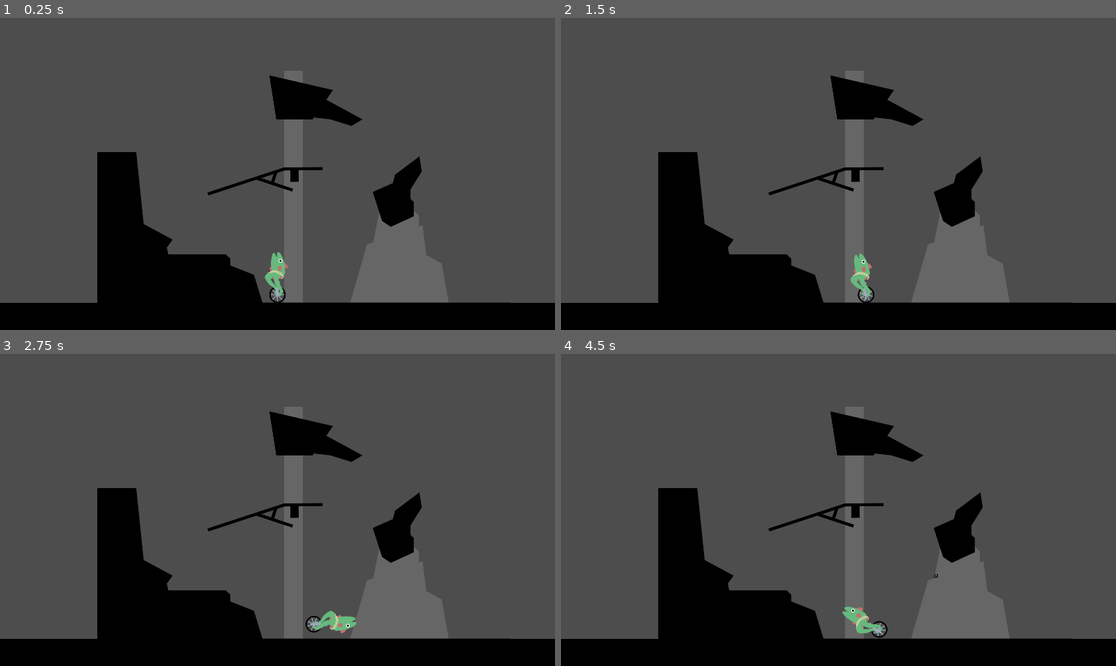
Above: before the commit, frames 1-4 (two rows, left to right).
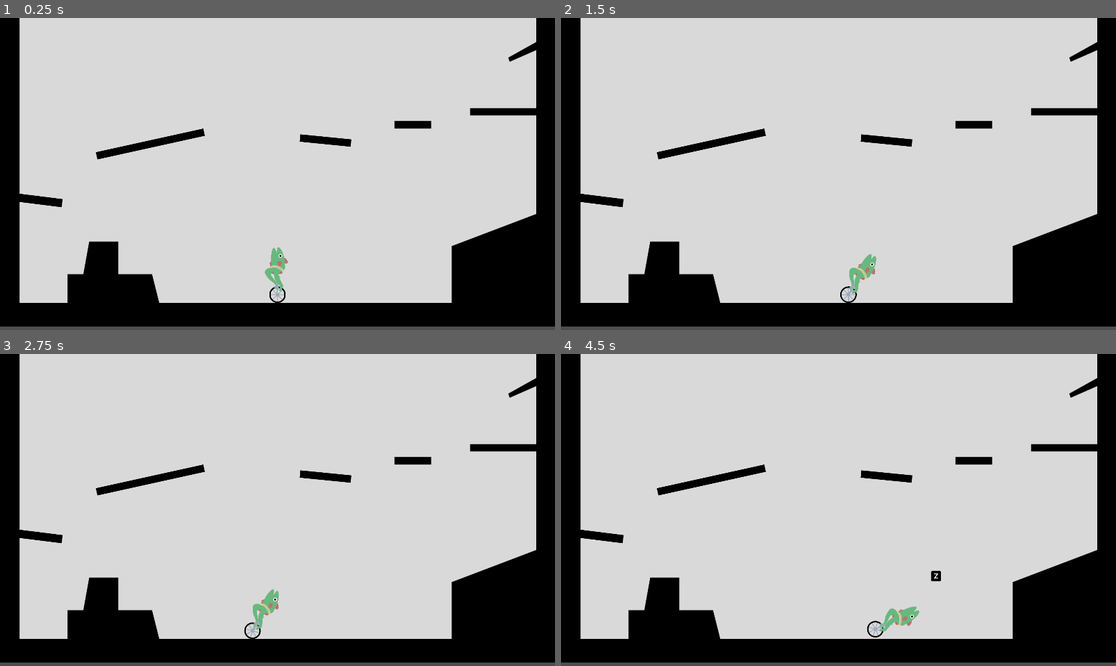
Above: after the commit, the same moments.

Repository: Gegbee/cycle
Game: Godot game, scene res://Main.tscn
The game is run twice, just before and just after one commit, with the same random seed, the same clock (stepped at 60 frames per second) and the same inputs. The project has no main scene, so this scene is started directly.
Inputs (mouse positions are in pixels of both pictures, inside the frame that each line leads up to):
- Up to frame 1 (0.25 s): no input
- Up to frame 2 (1.5 s): tap Enter (qr) at 0.5 s; move the mouse to (866, 174) at 0.52 s; hold W (jump) 0.53-1.28 s; hold D (right) from 0.53 s (still down); move the mouse to (810, 174) at 1.27 s; tap Space (interact) at 1.35 s
- Up to frame 3 (2.75 s): tap W (jump) at 1.52, 1.55, 1.82, 2.3 s; move the mouse to (288, 503) at 2.02 s; release D (right) at 2.03 s; hold A (left) from 2.03 s (still down); hold Left (left2) from 2.03 s (still down)
- Up to frame 4 (4.5 s): move the mouse to (832, 516) at 2.77 s; release A (left) at 2.78 s; release Left (left2) at 2.78 s; hold D (right) 2.78-4.28 s; tap Enter (qr) at 2.85 s; tap W (jump) at 3.02, 3.05, 3.32, 3.77, 3.8, 4.07, 4.35 s; move the mouse to (877, 513) at 3.52 s; hold Right (right2) 3.53-4.28 s; move the mouse to (794, 506) at 4.27 s; hold A (left) from 4.28 s (still down)

The runs differ from the first frame. In frame 1, 91% of the frame differs, in the area x 0-100%, y 0-100%; in frame 2, 91%; in frame 3, 91%; in frame 4, 91%.

Commit message:
a bit of level

Diff:
--- a/Dialog/Dialog.tscn
+++ b/Dialog/Dialog.tscn
@@ -147,7 +147,7 @@
 offset_bottom = -6.0
 grow_horizontal = 2
 grow_vertical = 0
-theme_override_colors/default_color = Color(0.886275, 0.831373, 0.733333, 1)
+theme_override_colors/default_color = Color(1, 1, 1, 1)
 theme_override_fonts/normal_font = ExtResource("3_u1u5e")
 theme_override_font_sizes/normal_font_size = 36
 theme_override_font_sizes/bold_font_size = 36
--- a/Dialog/NPC.tscn
+++ b/Dialog/NPC.tscn
@@ -8,6 +8,8 @@
 size = Vector2(112, 232)
 
 [node name="NPC" type="StaticBody2D"]
+collision_layer = 2
+collision_mask = 2
 script = ExtResource("1_tflkv")
 
 [node name="CollisionShape2D" type="CollisionShape2D" parent="."]
--- a/Main.tscn
+++ b/Main.tscn
@@ -1,9 +1,10 @@
-[gd_scene load_steps=6 format=3 uid="uid://n113x6kgy4xd"]
+[gd_scene load_steps=7 format=3 uid="uid://n113x6kgy4xd"]
 
 [ext_resource type="Script" path="res://Main.gd" id="1_rj8hx"]
 [ext_resource type="PackedScene" uid="uid://ctmb84aff7y1u" path="res://Player/Player.tscn" id="2_4d4nc"]
 [ext_resource type="PackedScene" uid="uid://cn3fsr0vvmku0" path="res://Dialog/CfNPC.tscn" id="4_37wy4"]
 [ext_resource type="Texture2D" uid="uid://bd3hdfgmrc7u7" path="res://Assets/TestMap.png" id="4_qktpp"]
+[ext_resource type="Texture2D" uid="uid://bp522yvyng1hf" path="res://Assets/Levels/Level1.png" id="5_tkvxj"]
 
 [sub_resource type="WorldBoundaryShape2D" id="WorldBoundaryShape2D_1543q"]
 
@@ -16,34 +17,72 @@
 shape = SubResource("WorldBoundaryShape2D_1543q")
 
 [node name="CollisionPolygon2D" type="CollisionPolygon2D" parent="Col"]
+position = Vector2(2272, -5.59998)
 polygon = PackedVector2Array(-72, 0, -112, -136, -232, -184, -232, -216, -248, -232, -528, -232, -536, -272, -504, -312, -648, -384, -680, -736, -872, -736, -872, 0)
 
 [node name="CollisionPolygon2D2" type="CollisionPolygon2D" parent="Col"]
 
+[node name="CollisionPolygon2D16" type="CollisionPolygon2D" parent="Col"]
+polygon = PackedVector2Array(1254, -1390, 1260, 16, 1374, 20, 1384, -1400)
+
+[node name="CollisionPolygon2D15" type="CollisionPolygon2D" parent="Col"]
+polygon = PackedVector2Array(-1248, -1387, -1248, 16, -1391, 13, -1385, -1403)
+
+[node name="CollisionPolygon2D14" type="CollisionPolygon2D" parent="Col"]
+polygon = PackedVector2Array(1117, -1186, 1124, -1166, 1252, -1224, 1253, -1264)
+
+[node name="CollisionPolygon2D13" type="CollisionPolygon2D" parent="Col"]
+polygon = PackedVector2Array(932, -941, 934, -909, 1253, -907, 1255, -941)
+
+[node name="CollisionPolygon2D12" type="CollisionPolygon2D" parent="Col"]
+polygon = PackedVector2Array(562, -879, 564, -844, 745, -844, 743, -881)
+
+[node name="CollisionPolygon2D11" type="CollisionPolygon2D" parent="Col"]
+polygon = PackedVector2Array(111, -817, 108, -779, 355, -755, 358, -790)
+
+[node name="CollisionPolygon2D10" type="CollisionPolygon2D" parent="Col"]
+polygon = PackedVector2Array(-879, -731, -871, -692, -349, -808, -359, -844)
+
+[node name="CollisionPolygon2D9" type="CollisionPolygon2D" parent="Col"]
+polygon = PackedVector2Array(-1257, -492, -1042, -463, -1038, -503, -1264, -531)
+
+[node name="CollisionPolygon2D8" type="CollisionPolygon2D" parent="Col"]
+polygon = PackedVector2Array(844, -2, 844, -278, 1253, -431, 1262, 1)
+
+[node name="CollisionPolygon2D7" type="CollisionPolygon2D" parent="Col"]
+polygon = PackedVector2Array(-1016, 0, -1016, -138, -941, -139, -912, -298, -771, -296, -770, -139, -607, -139, -570, 1)
+
+[node name="CollisionPolygon2D6" type="CollisionPolygon2D" parent="Col"]
+position = Vector2(2272, -5.59998)
+polygon = PackedVector2Array(320, 0, 584, -24, 896, -104, 1272, -264, 1272, 0)
+
 [node name="CollisionPolygon2D5" type="CollisionPolygon2D" parent="Col"]
+position = Vector2(2272, -5.59998)
 polygon = PackedVector2Array(-8, -888, 176, -888, 192, -896, 264, -888, 360, -856, 416, -888, 232, -984, 272, -1032, -40, -1104)
 
 [node name="CollisionPolygon2D4" type="CollisionPolygon2D" parent="Col"]
+position = Vector2(2272, -5.59998)
 polygon = PackedVector2Array(456, -536, 560, -584, 568, -624, 688, -712, 704, -632, 640, -544, 640, -504, 656, -488, 656, -416, 560, -368, 504, -392)
 
 [node name="CollisionPolygon2D3" type="CollisionPolygon2D" parent="Col"]
+position = Vector2(2272, -5.59998)
 polygon = PackedVector2Array(-344, -536, -336, -520, 32, -640, 64, -640, 64, -584, 104, -584, 104, -640, 224, -640, 224, -656, 32, -656)
 
 [node name="Camera2D" type="Camera2D" parent="."]
 position = Vector2(0, -624)
 zoom = Vector2(0.715, 0.715)
 
-[node name="Polygon2D" type="Polygon2D" parent="."]
-scale = Vector2(10, 10)
-color = Color(0, 0, 0, 1)
-polygon = PackedVector2Array(-598.4, 146.4, 596, 152, 592, 0, -600, 0)
-
 [node name="Player" parent="." instance=ExtResource("2_4d4nc")]
 
 [node name="TestMap" type="Sprite2D" parent="."]
 z_index = -2
-position = Vector2(128, -472)
+position = Vector2(2400, -477.6)
 texture = ExtResource("4_qktpp")
 
 [node name="CfNPC" parent="." instance=ExtResource("4_37wy4")]
 position = Vector2(472, 0)
+
+[node name="Level1" type="Sprite2D" parent="."]
+z_index = -11
+position = Vector2(0, -635)
+texture = ExtResource("5_tkvxj")
--- a/Player/Player.gd
+++ b/Player/Player.gd
@@ -1,6 +1,6 @@
 extends Node2D
 
-@onready var dialog_entity = DialogEntity.new($DialogBubble/RichTextLabel, $DialogBubble/Choices, $DialogBubble)
+@onready var dialog_entity = DialogEntity.new($NoRotation/DialogBubble/RichTextLabel, $NoRotation/DialogBubble/Choices, $NoRotation/DialogBubble)
 
 @onready var body = $Body
 @onready var wheel = $Wheel
@@ -36,7 +36,7 @@
 
 # Called every frame. 'delta' is the elapsed time since the previous frame.
 func _process(delta):
-
+	$NoRotation.global_position = $Wheel.global_position
 	if state != ACTIVE:
 		autobalance(delta)
 		return
@@ -49,13 +49,15 @@
 	#var horz2 = Input.get_action_strength("right2") - Input.get_action_strength("left2")
 	#wheel.apply_torque_impulse(horz2 * 50000 * delta)
 	if abs(body.rotation) < PI/3 and wheel.is_on_floor:
-		wheel.apply_torque_impulse(body.rotation * 600000 * delta)
+		wheel.apply_torque_impulse(body.rotation * 550000 * delta)
 	#else:
 		#wheel.apply_torque_impulse(wheel_pid.step(-wheel.rotation, delta) * delta)
 	if wheel.is_on_floor:
 		#body.apply_force(Vector2(body_pid.step(target_player_rot-body.rotation, delta) * delta, 0), Vector2(0, -250))
 		body.apply_impulse(Vector2(mouse_vel.x * 100 * delta, 0), Vector2(0, -250))
-	if (Input.is_action_just_released("jump")) and jump_mult > 0 and jump_cooldown <= 0.0:
+	else:
+		body.apply_impulse(Vector2(mouse_vel.x * 20 * delta, 0), Vector2(0, -250))
+	if (Input.is_action_just_released("jump")) and jump_mult > 0 and jump_cooldown <= 0.0 and wheel.is_on_floor:
 			jump_cooldown = 0.2
 			#linear_velocity.y = 0
 			#linear_velocity.y -= INIT_JUMP_SPEED * (jump_mult*3/4 + 0.25)
@@ -75,7 +77,7 @@
 
 func autobalance(delta):
 	body.apply_force(Vector2(body_pid.step(-body.rotation, delta) * delta, 0), Vector2(0, -250))
-	wheel.apply_torque_impulse(wheel_pid.step(init_wheel_rot - wheel.rotation, delta) * delta)
+	wheel.apply_torque_impulse(wheel_pid.step(init_wheel_rot - wheel.rotation, delta) * delta * 50)
 
 func set_state(_state : int):
 	if _state == ACTIVE:
@@ -92,6 +94,7 @@
 func _input(event):
 	if event is InputEventMouseMotion:
 		mouse_vel = event.relative
+		print(mouse_vel)
 		target_player_rot += mouse_vel.x * 0.01
 		#mouse_vel.x = clamp(mouse_vel.x, -1, 1)
 	if Input.is_action_just_pressed('interact'):
--- a/Player/Player.tscn
+++ b/Player/Player.tscn
@@ -8,22 +8,24 @@
 
 [sub_resource type="PhysicsMaterial" id="PhysicsMaterial_d2d77"]
 
-[sub_resource type="CircleShape2D" id="CircleShape2D_0lesl"]
-radius = 224.0
-
 [sub_resource type="CircleShape2D" id="CircleShape2D_0wkj8"]
 radius = 40.0
 
 [sub_resource type="RectangleShape2D" id="RectangleShape2D_hee8h"]
 size = Vector2(16, 96)
 
-[sub_resource type="RectangleShape2D" id="RectangleShape2D_nsg0e"]
-size = Vector2(64, 140)
+[sub_resource type="CapsuleShape2D" id="CapsuleShape2D_olxwo"]
+radius = 32.0
+height = 128.0
+
+[sub_resource type="RectangleShape2D" id="RectangleShape2D_ngbvd"]
+size = Vector2(592, 224)
 
 [node name="Player" type="Node2D"]
 script = ExtResource("1_ae5wc")
 
 [node name="Wheel" type="RigidBody2D" parent="."]
+position = Vector2(0, -40)
 mass = 20.0
 physics_material_override = SubResource("PhysicsMaterial_d2d77")
 continuous_cd = 2
@@ -32,30 +34,22 @@
 can_sleep = false
 script = ExtResource("3_yssa1")
 
-[node name="Area2D" type="Area2D" parent="Wheel"]
-
-[node name="CollisionShape2D" type="CollisionShape2D" parent="Wheel/Area2D"]
-position = Vector2(0, -40)
-shape = SubResource("CircleShape2D_0lesl")
-
 [node name="CollisionShape2D" type="CollisionShape2D" parent="Wheel"]
-position = Vector2(0, -40)
 shape = SubResource("CircleShape2D_0wkj8")
 
 [node name="Sprite2D" type="Sprite2D" parent="Wheel"]
-position = Vector2(0, -40)
 texture = ExtResource("3_cd37b")
 
 [node name="Body" type="RigidBody2D" parent="."]
 center_of_mass_mode = 1
 center_of_mass = Vector2(0, 10)
-gravity_scale = 0.2
+gravity_scale = 0.0
 continuous_cd = 2
 max_contacts_reported = 4
 contact_monitor = true
 
 [node name="Sprite2D" type="Sprite2D" parent="Body"]
-position = Vector2(-8, -136)
+position = Vector2(-8, -160)
 texture = ExtResource("6_g13yf")
 
 [node name="CollisionShape2D" type="CollisionShape2D" parent="Body"]
@@ -63,22 +57,32 @@
 shape = SubResource("RectangleShape2D_hee8h")
 
 [node name="CollisionShape2D2" type="CollisionShape2D" parent="Body"]
-position = Vector2(0, -192)
-shape = SubResource("RectangleShape2D_nsg0e")
+position = Vector2(0, -200)
+shape = SubResource("CapsuleShape2D_olxwo")
 
 [node name="PinJoint2D" type="PinJoint2D" parent="."]
 position = Vector2(0, -40)
 node_a = NodePath("../Wheel")
 node_b = NodePath("../Body")
 
-[node name="DialogBubble" parent="." instance=ExtResource("4_tw7ot")]
-position = Vector2(0, -360)
+[node name="NoRotation" type="Node2D" parent="."]
 
-[node name="Body2" type="Sprite2D" parent="."]
+[node name="Area2D" type="Area2D" parent="NoRotation"]
+collision_layer = 2
+collision_mask = 2
+
+[node name="CollisionShape2D" type="CollisionShape2D" parent="NoRotation/Area2D"]
+position = Vector2(0, -128)
+shape = SubResource("RectangleShape2D_ngbvd")
+
+[node name="DialogBubble" parent="NoRotation" instance=ExtResource("4_tw7ot")]
+position = Vector2(0, -304)
+
+[node name="Body2" type="Sprite2D" parent="NoRotation"]
 visible = false
 position = Vector2(-8, -160)
 texture = ExtResource("6_g13yf")
 
 [connection signal="body_entered" from="Wheel" to="Wheel" method="_on_body_entered"]
-[connection signal="body_entered" from="Wheel/Area2D" to="." method="_on_area_2d_body_entered"]
-[connection signal="body_exited" from="Wheel/Area2D" to="." method="_on_area_2d_body_exited"]
+[connection signal="body_entered" from="NoRotation/Area2D" to="." method="_on_area_2d_body_entered"]
+[connection signal="body_exited" from="NoRotation/Area2D" to="." method="_on_area_2d_body_exited"]
Binary file added: Assets/Levels/Level1.png
Not shown, added: Assets/Levels/Level1.png.import
